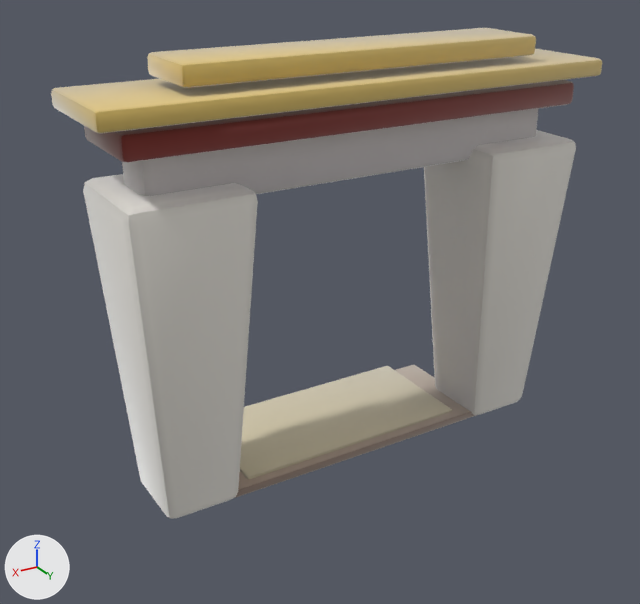
A saved change to the glTF model assets/models/gates/db455bf8.glb.
Camera for both pictures: a camera (50 mm lens) standing at (4.16, 6.42, 4.8) and looking at (0.14, -0.28, 1.44). The lights are fixed; the arrows at lower left show +X, +Y and +Z. The first picture is the older version. Vertices at exactly the same position are counted once.

Names of what the first picture shows: 'gate_db455bf8'.
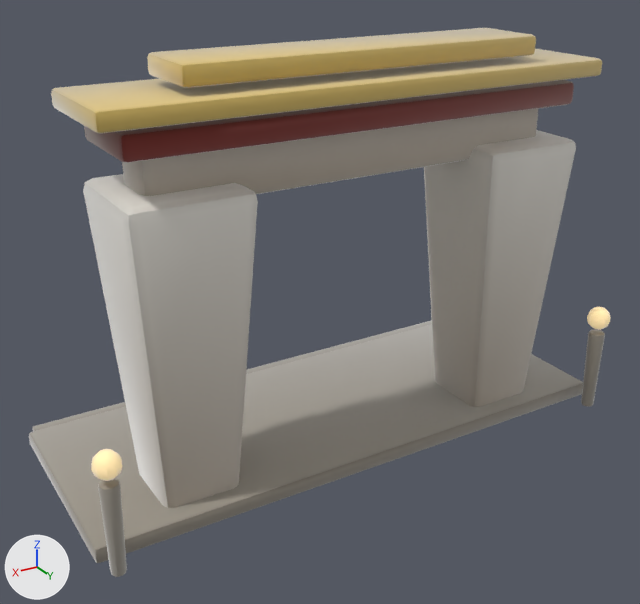
The change, as JSON lines over the scene's bpy script:
```json
{"op": "add", "block": "mat_clay__9e978a_0_93", "code": ["mat_clay__9e978a_0_93 = bpy.data.materials.new('clay_#9E978A_0.93_-')", "# nodes: BsdfPrincipled, Mix, OutputMaterial, VertexColor", "# colours: grey #9e978a, mixed with the vertex colours"]}
{"op": "add", "block": "mat_clay__b9b2a2_0_93", "code": ["mat_clay__b9b2a2_0_93 = bpy.data.materials.new('clay_#B9B2A2_0.93_-')", "# nodes: BsdfPrincipled, Mix, OutputMaterial, VertexColor", "# colours: grey #b9b2a2, mixed with the vertex colours"]}
{"op": "add", "block": "mat_clay__ffe2a8_0_95__ffe2a8", "code": ["mat_clay__ffe2a8_0_95__ffe2a8 = bpy.data.materials.new('clay_#FFE2A8_0.95_#FFE2A8')", "# nodes: BsdfPrincipled, Mix, OutputMaterial, VertexColor", "# colours: beige #bca67a, beige #ffe2a8, mixed with the vertex colours"]}
{"block": "me_gate_db455bf8", "where": "# used by ob_gate_db455bf8; location = (0.0, 0.0, 0.0)"}
{"op": "remove", "block": "me_gate_db455bf8", "code": "me_gate_db455bf8.from_pydata(...)  # 676 vertices, 1304 faces; spans x -2.4..2.4, y -1.0..0.57, z -0.01..3.87"}
{"op": "add", "block": "me_gate_db455bf8", "code": "me_gate_db455bf8.from_pydata(...)  # 1176 vertices, 2276 faces; spans x -2.76..2.75, y -1.71..0.84, z -0.01..3.87"}
{"block": "me_gate_db455bf8", "change": "me_gate_db455bf8 part 1: the loose piece of 56 vertices spanning x -1.2..1.2, y -1.0..0.2, z 0.0..0.1 is copied, and the copy is multiplied about its middle by the matrix ((2.3, -0.014, 0.003), (0.001, 1.743, 0.001), (0.001, -0.012, 1.601)), then moved by (0.0, -0.1, 0.03), in mat_clay__9e978a_0_93; it spans x -2.76..2.75, y -1.55..0.55, z -0.01..0.16"}
{"block": "me_gate_db455bf8", "change": "me_gate_db455bf8 part 2: a new loose piece, a UV sphere (10 segments, 6 rings, poles along z) spanning x -2.74..-2.5, y 0.61..0.84, z 0.9..1.14, in mat_clay__ffe2a8_0_95__ffe2a8"}
{"block": "me_gate_db455bf8", "change": "me_gate_db455bf8 part 3: a new loose piece, a UV sphere (10 segments, 6 rings, poles along z) spanning x 2.5..2.74, y 0.61..0.83, z 0.9..1.14, in mat_clay__ffe2a8_0_95__ffe2a8"}
{"block": "me_gate_db455bf8", "change": "me_gate_db455bf8 part 4: a new loose piece of 114 vertices spanning x -2.7..-2.53, y 0.64..0.81, z -0.01..0.87, in mat_clay__9e978a_0_93"}
{"block": "me_gate_db455bf8", "change": "me_gate_db455bf8 part 5: a new loose piece of 114 vertices spanning x 2.54..2.7, y 0.64..0.8, z 0.0..0.86, in mat_clay__9e978a_0_93"}
{"block": "me_gate_db455bf8", "change": "me_gate_db455bf8 part 6: a new loose piece of 56 vertices spanning x -2.68..2.68, y -1.71..-1.37, z 0.0..0.12, in mat_clay__9e978a_0_93"}
{"block": "me_gate_db455bf8", "change": "me_gate_db455bf8 part 7: 1268 kept faces spanning x -2.4..2.4, y -1.0..0.57, z -0.01..3.86 get new vertex colours; the middle colour goes from light grey #cecbd2 to light grey #c3b9ae"}
{"block": "me_gate_db455bf8", "change": "other edits to the shape of me_gate_db455bf8 do not show in these pictures"}
{"op": "add", "block": "me_gate_db455bf8", "code": "me_gate_db455bf8.materials.append(mat_clay__9e978a_0_93)"}
{"op": "add", "block": "me_gate_db455bf8", "code": "me_gate_db455bf8.materials.append(mat_clay__b9b2a2_0_93)"}
{"op": "add", "block": "me_gate_db455bf8", "code": "me_gate_db455bf8.materials.append(mat_clay__ffe2a8_0_95__ffe2a8)"}
```

Boxes [x1, y1, x2, y2] around the edits, measured in the pictures (640 x 604 px):
```json
{"object": "gate_db455bf8", "change": "reshaped", "before": [51, 28, 602, 518], "after": [29, 28, 611, 577], "on screen": "12% taller"}
{"part": 1, "of": "me_gate_db455bf8", "change": "added", "after": [29, 324, 583, 563]}
{"part": 2, "of": "me_gate_db455bf8", "change": "added", "after": [587, 307, 611, 330], "on screen": "beige"}
{"part": 3, "of": "me_gate_db455bf8", "change": "added", "after": [91, 449, 122, 481], "on screen": "beige"}
{"part": 4, "of": "me_gate_db455bf8", "change": "added", "after": [581, 330, 605, 407]}
{"part": 5, "of": "me_gate_db455bf8", "change": "added", "after": [98, 478, 127, 577]}
{"part": 6, "of": "me_gate_db455bf8", "change": "added", "after": [32, 320, 432, 431], "on screen": "mostly hidden"}
{"part": 7, "of": "me_gate_db455bf8", "change": "recoloured", "before": [125, 113, 552, 518], "after": [125, 113, 552, 508]}
```
